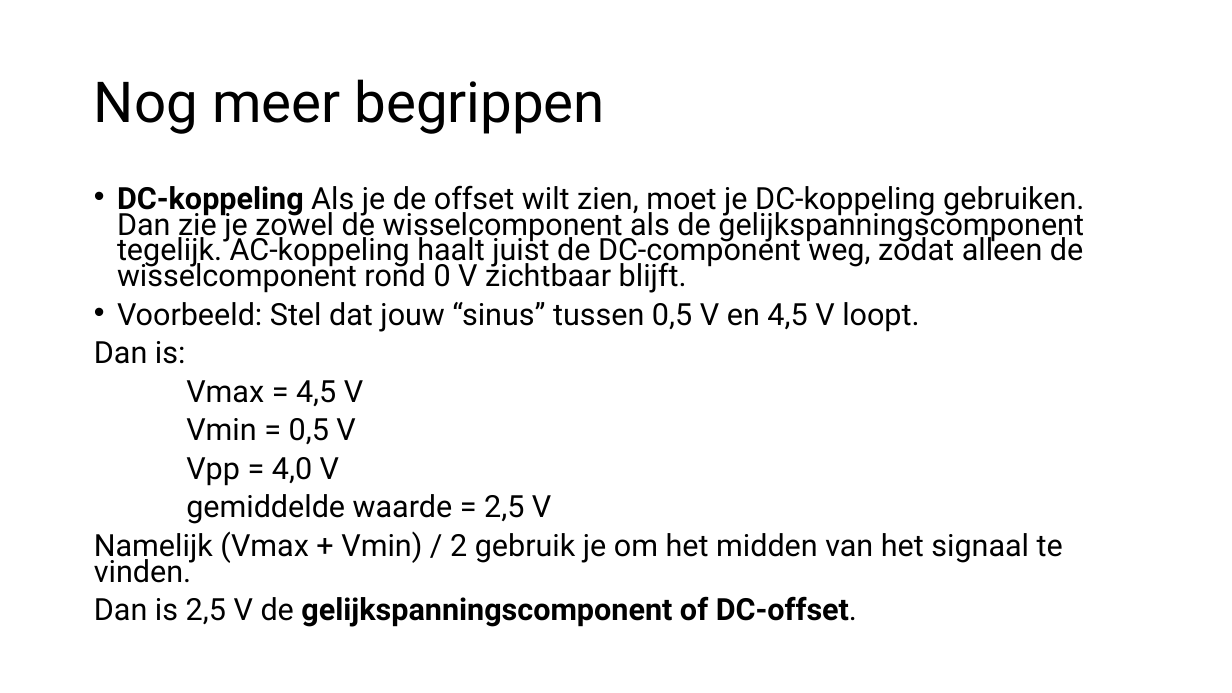
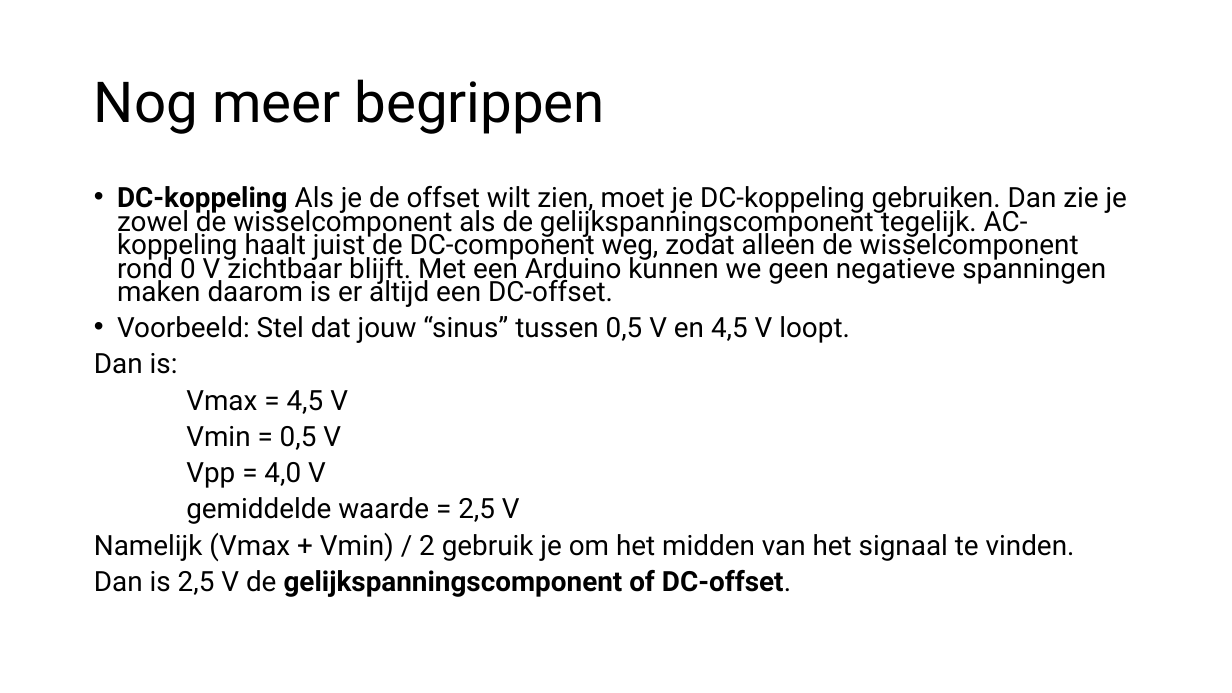
Before and after one commit to HU-TI-DEV/TI-S2, a slide deck: slide 7 of slides/S2_picoscope.pptx. Drawn at 1232x693 pixels with LibreOffice and Linux fonts; fonts in the diff are those of the drawing. Boxes give left, top, right and bottom in pixels: in the first picture for what was removed or moved away, otherwise in the second. Text is boxed around its words. In the diff, an @@ line names an element or a change of style, - is before the commit and + after.

Commit message:
added slide

```diff
--- a/slides/S2_picoscope.pptx
+++ b/slides/S2_picoscope.pptx
@@ text at [117,186,1127,307]: text changed; size 23.8 to 21.7 pt @@
-• DC-koppeling Als je de offset wilt zien, moet je DC-koppeling gebruiken. Dan zie je zowel de wisselcomponent als de gelijkspanningscomponent tegelijk. AC-koppeling haalt juist de DC-component weg, zodat alleen de wisselcomponent rond 0 V zichtbaar blijft.
+• DC-koppeling Als je de offset wilt zien, moet je DC-koppeling gebruiken. Dan zie je zowel de wisselcomponent als de gelijkspanningscomponent tegelijk. AC-koppeling haalt juist de DC-component weg, zodat alleen de wisselcomponent rond 0 V zichtbaar blijft. Met een Arduino kunnen we geen negatieve spanningen maken daarom is er altijd een DC-offset.
@@ text at [94,316,1075,597]: size 23.8 to 21.7 pt in "Voorbeeld: Stel dat jouw “sinus” tussen 0,5 ...", "Dan is:", "Vmax = 4,5 V", "Vmin = 0,5 V" and 4 more places @@
```
Also in this commit, not shown: 1 slide added.
